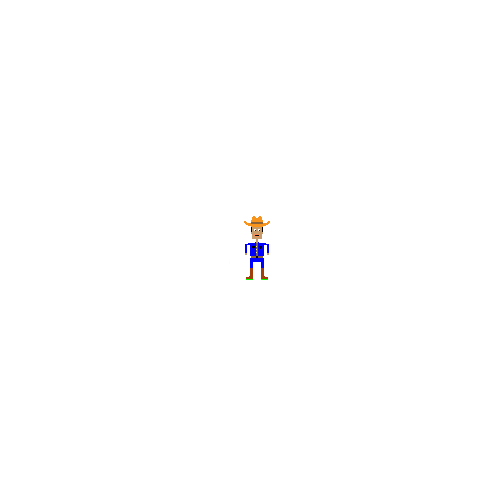
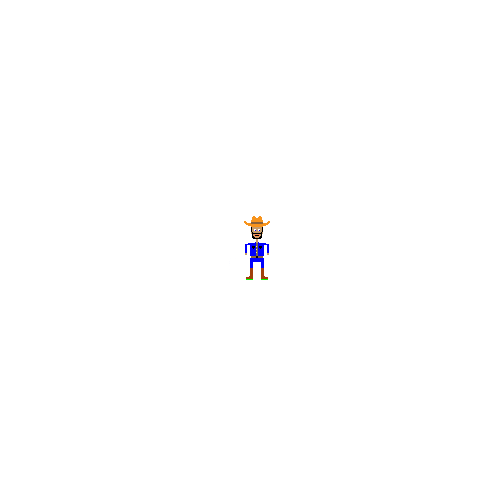
The second w=500, h=500 image is a revision of the first. Changes to its layers:
painted on "Layer 1" over <box>252,232,262,239</box>
